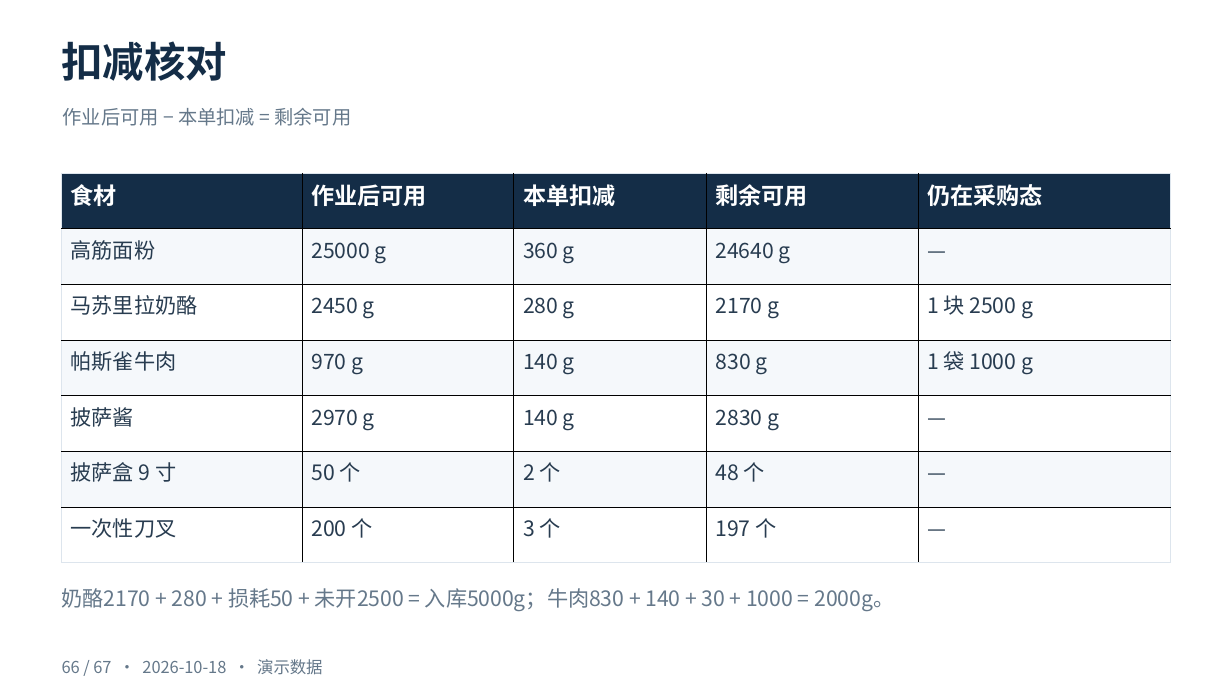
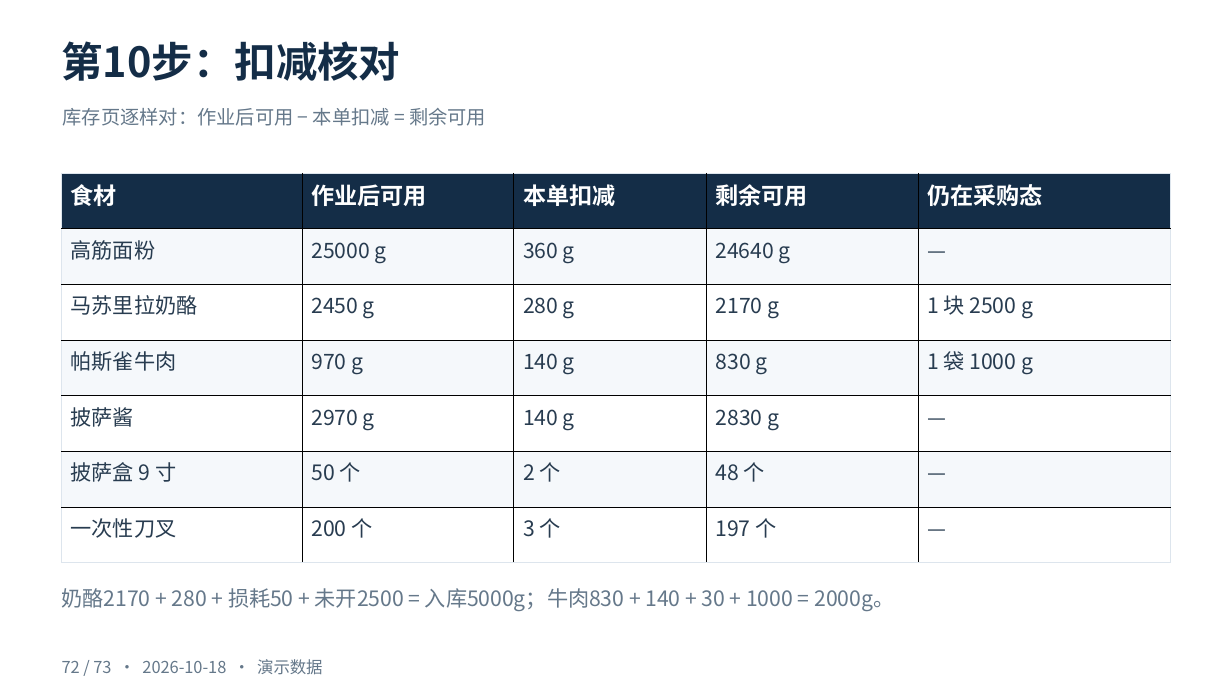
Before and after one commit to cangjie/snowmeet_ai_doc, a slide deck: slide 72 of docs/fnb/training/食材管理-v4-从零上手到出餐扣减-2026-10-18.pptx (slide 66 before the commit). Drawn at 1232x693 pixels with LibreOffice and Linux fonts; fonts in the diff are those of the drawing. Boxes give left, top, right and bottom in pixels: in the first picture for what was removed or moved away, otherwise in the second. Text is boxed around its words. In the diff, an @@ line names an element or a change of style, - is before the commit and + after.

```diff
--- a/docs/fnb/training/食材管理-v4-从零上手到出餐扣减-2026-10-18.pptx
+++ b/docs/fnb/training/食材管理-v4-从零上手到出餐扣减-2026-10-18.pptx
@@ text at box(62, 41, 401, 81): text changed @@
-扣减核对
+第10步：扣减核对
@@ text at box(63, 108, 486, 126): text changed @@
-作业后可用 − 本单扣减 = 剩余可用
+库存页逐样对：作业后可用 − 本单扣减 = 剩余可用
@@ text at box(62, 659, 322, 675): text changed @@
-66 / 67 · 2026-10-18 · 演示数据
+72 / 73 · 2026-10-18 · 演示数据
```
Also in this commit, not shown: 66 other slides changed, 6 slides added, 3 other files.
